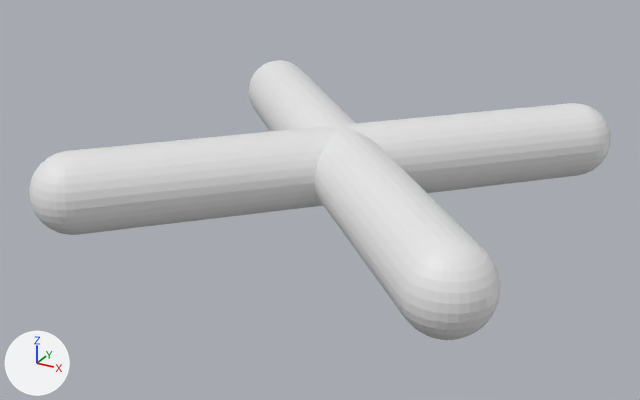
Renders of the Blender file tictactoe_3d/client/assets/x.blend from each side of a commit.
Before and after are seen from a camera (50 mm lens) standing at (1.46, -2.83, 1.24) and looking at (-0.05, -0.09, -0.13). Lighting does not change. The marker at lower left points along +X, +Y and +Z.

Before the edit, the objects in view are built like this:
```python
ob_cylinder = bpy.data.objects.new('Cylinder', me_cylinder)
ob_cylinder.location = (0.0, 0.0, 0.0)
ob_cylinder.rotation_euler = (-0.785, 1.571, 0.0)  # degrees (-45, 90, 0)
ob_cylinder_001 = bpy.data.objects.new('Cylinder.001', me_cylinder_002)
ob_cylinder_001.location = (0.0, 0.0, 0.0)
ob_cylinder_001.rotation_euler = (0.785, 1.571, 0.0)  # degrees (45, 90, 0)
ob_sphere = bpy.data.objects.new('Sphere', me_sphere_002)
ob_sphere.parent = ob_cylinder
ob_sphere.location = (1.0, 0.0, 0.0)
ob_sphere_001 = bpy.data.objects.new('Sphere.001', me_sphere_003)
ob_sphere_001.parent = ob_cylinder
ob_sphere_001.location = (-1.0, 0.0, 0.0)
ob_sphere_003 = bpy.data.objects.new('Sphere.003', me_sphere_005)
ob_sphere_003.parent = ob_cylinder_001
ob_sphere_003.location = (1.0, 0.0, 0.0)
```
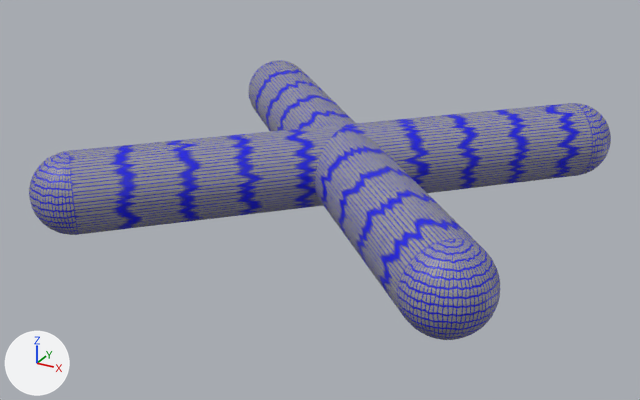
Location of each change, [x1, y1, x2, y2] in pixels of the pictures (640 x 400 px):
'Cylinder', recoloured
    both: [68, 103, 593, 235]
'Cylinder.001', recoloured
    both: [249, 61, 481, 315]
'Sphere.003', recoloured
    both: [398, 239, 500, 340]
'Sphere.001', recoloured
    both: [29, 151, 78, 235]
'Sphere', recoloured
    both: [574, 103, 611, 175]

The change, as a list of edits to the scene's bpy script:
```text
Add img_x_png:
    img_x_png = load_image('x.png', 'x.png', 4096, 1024, 'sRGB')
Add mat_bluefunkymetal:
    mat_bluefunkymetal = principled_material('BlueFunkyMetal')
    mat_bluefunkymetal.texture = img_x_png
Change me_cylinder:
    where me_cylinder.from_pydata(...)  # 64 vertices, 32 faces; spans x -0.15..0.15, y -0.15..0.15, z -1.0..1.0
    add me_cylinder.materials.append(mat_bluefunkymetal)  # picture img_x_png
Change me_sphere_002:
    where me_sphere_002.from_pydata(...)  # 257 vertices, 256 faces; spans x 0.0..0.15, y -0.15..0.15, z -0.15..0.15
    add me_sphere_002.materials.append(mat_bluefunkymetal)  # picture img_x_png
Change me_sphere_003:
    where me_sphere_003.from_pydata(...)  # 257 vertices, 256 faces; spans x -0.15..0.0, y -0.15..0.15, z -0.15..0.15
    add me_sphere_003.materials.append(mat_bluefunkymetal)  # picture img_x_png
Change me_sphere_005:
    where me_sphere_005.from_pydata(...)  # 257 vertices, 256 faces; spans x 0.0..0.15, y -0.15..0.15, z -0.15..0.15
    add me_sphere_005.materials.append(mat_bluefunkymetal)  # picture img_x_png
Change me_cylinder_002:
    where me_cylinder_002.from_pydata(...)  # 64 vertices, 32 faces; spans x -0.15..0.15, y -0.15..0.15, z -1.0..1.0
    add me_cylinder_002.materials.append(mat_bluefunkymetal)  # picture img_x_png
```
